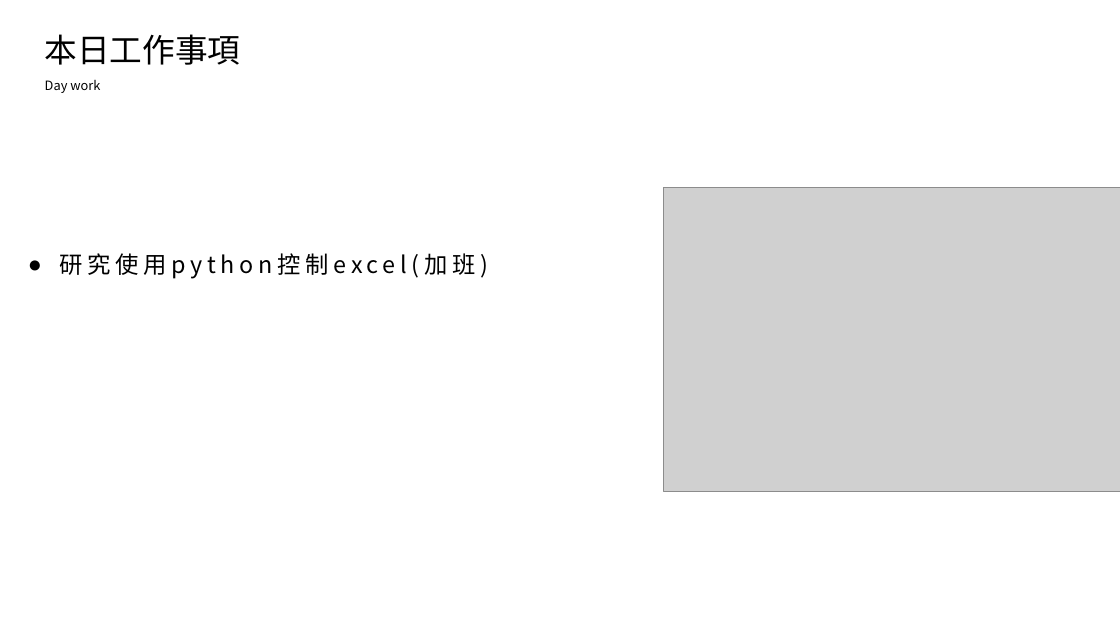
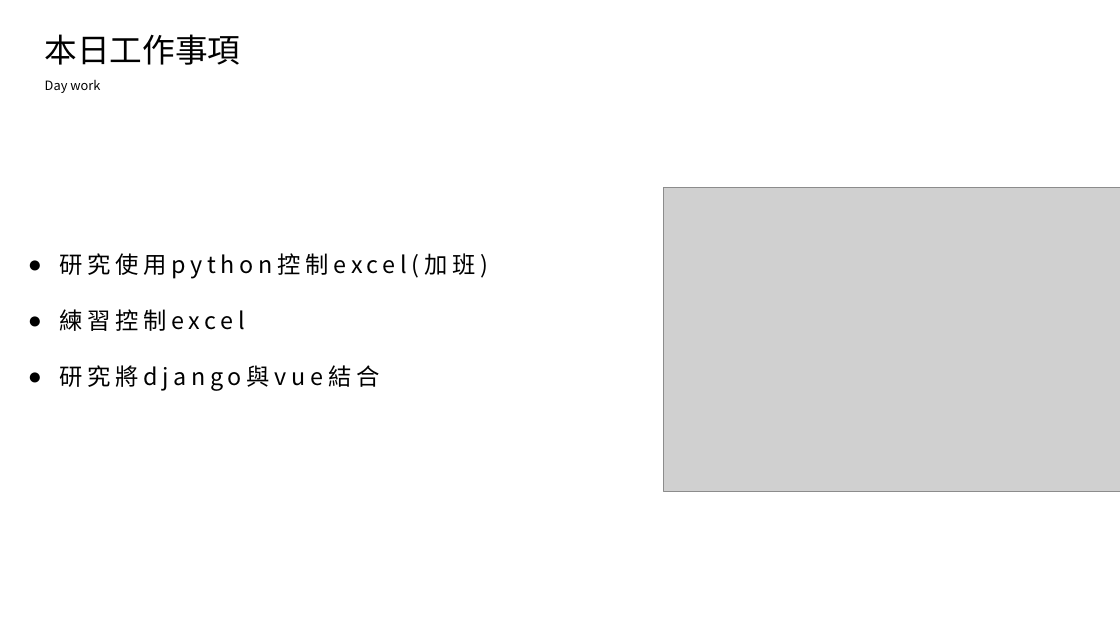
Before and after one commit to king637324/KnowledgeGreenhouseSystem, a slide deck: slide 2 of 工作日報_葉柏漢/2021.11/2021.11.09(加班)_2021.11.10工作日報_葉柏漢.pptx. Drawn at 1120x630 pixels with LibreOffice and Linux fonts; fonts in the diff are those of the drawing; grey boxes stand for pictures. Boxes give left, top, right and bottom in pixels: in the first picture for what was removed or moved away, otherwise in the second. Text is boxed around its words. In the diff, an @@ line names an element or a change of style, - is before the commit and + after.

```diff
--- a/工作日報_葉柏漢/2021.11/2021.11.09(加班)_2021.11.10工作日報_葉柏漢.pptx
+++ b/工作日報_葉柏漢/2021.11/2021.11.09(加班)_2021.11.10工作日報_葉柏漢.pptx
@@ text at (59, 309, 379, 391): paragraphs added @@
+● 練習控制excel
+● 研究將django與vue結合
```
Also in this commit, not shown: 2 slides added, 3 other files.
